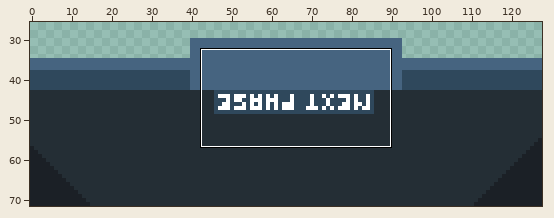
Pixel-art file -- Assets/Art/UI/Transition.aseprite. Above: a wide view before the commit, with the close-up outlined.
Close-up. Earlier state:
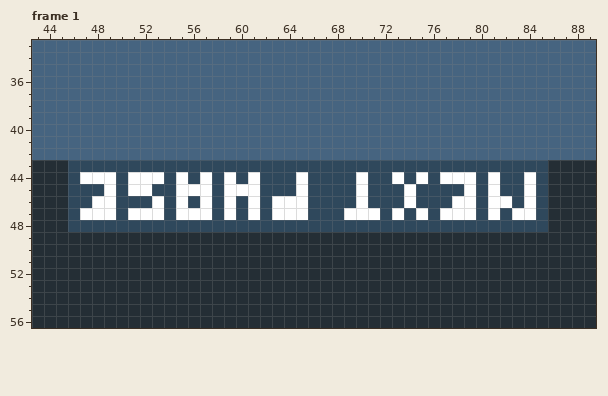
128x72 pixels, 2 frames. Shown: frame 1: x 43..89, y 33..56. The wide view leaves out empty margins.
After:
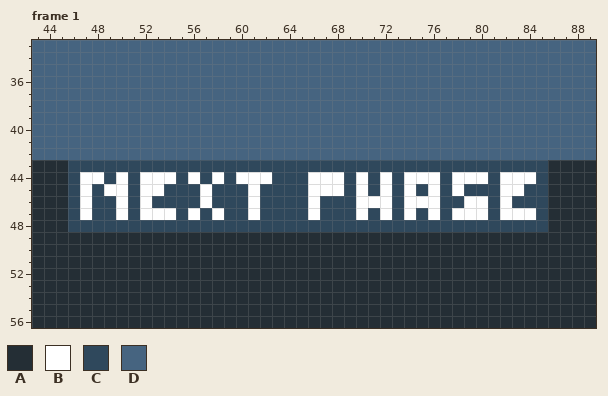
Palette (. is transparent): A #242e35  B #ffffff  C #2f485c  D #466480
Diff:
Frame 1, layer "Layer 2":
Colour B replaces colour C in row 44 at x 50, 54, 56, 58, 60, 62, 66 to 68, 72, 74, 76, 80 and 82 to 83; in row 45 at x 47, 50, 53, 66 to 68, 72, 76, 78 and 82 to 83; in row 46 at x 47, 50, 52, 66, 71 to 72, 75 to 76 and 80; in row 47 at x 50, 54, 58, 66, 72, 74, 76, 80 and 82.
Colour C replaces colour B in row 44 at x 49, 51, 55, 57, 59, 65, 73, 77 and 81; in row 45 at x 51, 55 to 56, 59 to 60, 65, 79, 81 and 84; in row 46 at x 48 to 49, 53, 55, 59, 63 to 65, 78, 81 and 84; in row 47 at x 48 to 49, 51, 55, 57, 59, 63 to 65, 69, 71, 73, 75, 77 and 81.
